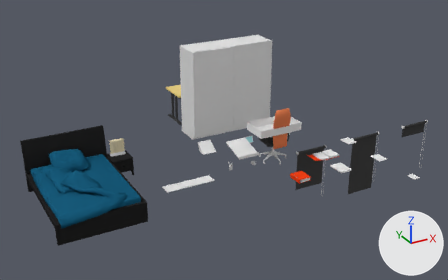
Two versions of the Blender file blender/Bedroom.blend, one commit apart.
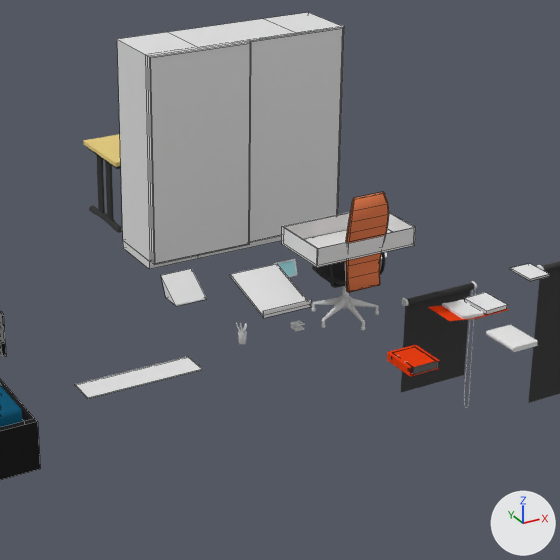
There are two pictures of each version: one whole from a camera (50 mm lens) standing at (-6.53, -9.77, 5.57) and looking at (-0.68, 0.87, 0.25), one close up on the part from 29% to 80% of the width and 11% to 92% of the height. The lights are fixed; the arrows at lower right show +X, +Y and +Z. The close-ups show mesh edges as thin lines.

The first close-up shows 'Bed', 'Chair_Backrest', 'Closet', 'Closet_Border', 'Closet_Door', 'Closet_Door.001', 'Closet_Drawer_Large', 'Closet_Drawer_Shoes', 'Desk', 'Plane', 'RollerBlind_70_143', 'RollerBlind_70_93', 'Shelf'.
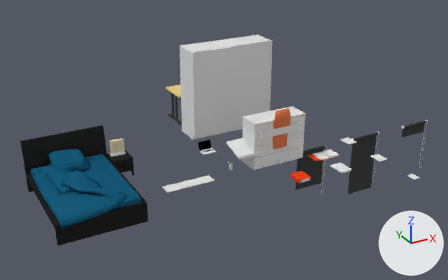
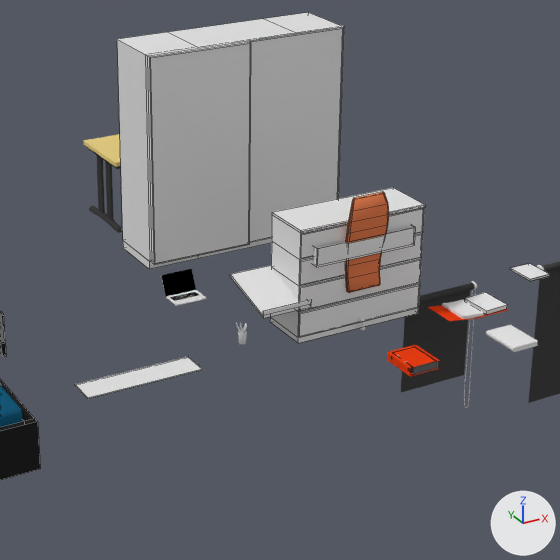
Location of each change, (x1, y1, x2, y2) in pixels of the close-ups (560 x 560 px):
'Dresser', added
    after: (270, 188, 425, 343)
'Plane', hidden
    before: (161, 268, 206, 306)

The change, as a diff of the scene's bpy script:
```diff
--- a/blender/Bedroom.blend.py
+++ b/blender/Bedroom.blend.py
@@ me_dresser @@
+me_dresser.from_pydata(...)  # 64 vertices, 62 faces; spans x -0.6..0.6, y -0.245..0.225, z 0.0..1.0
@@ ob_plane @@
 ob_plane.location = (-1.0, 1.0, 0.0)
+ob_plane.hide_set(True)
@@ ob_dresser @@
+ob_dresser = bpy.data.objects.new('Dresser', me_dresser)
+ob_dresser.location = (0.0, 0.0, 0.0)
```
